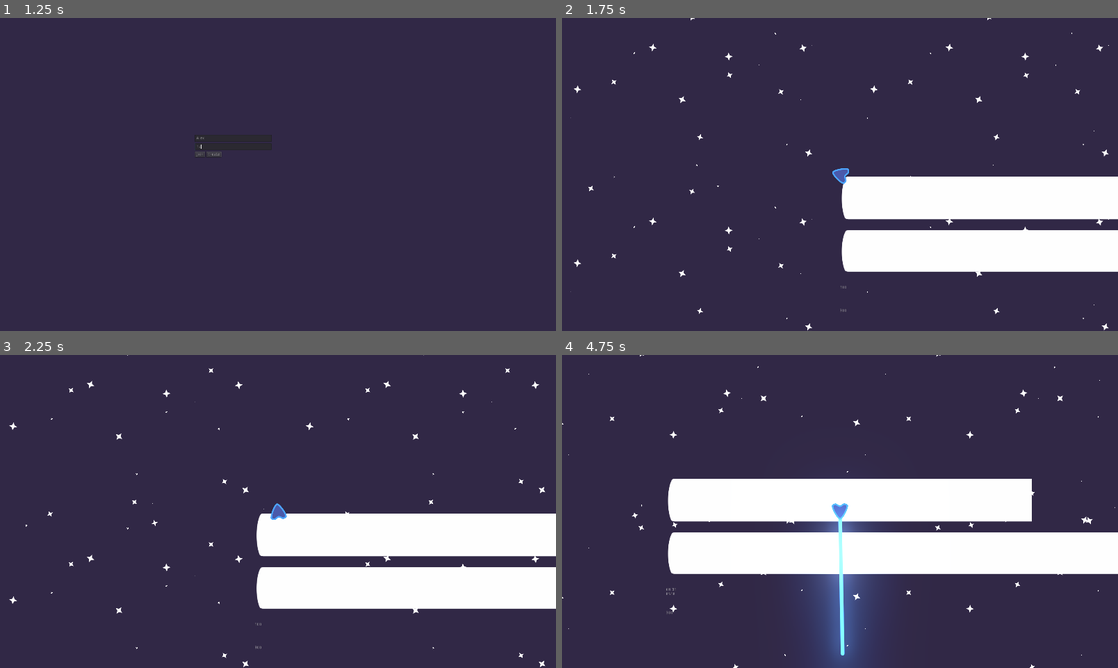
Above: before the commit, frames 1-4 (two rows, left to right).
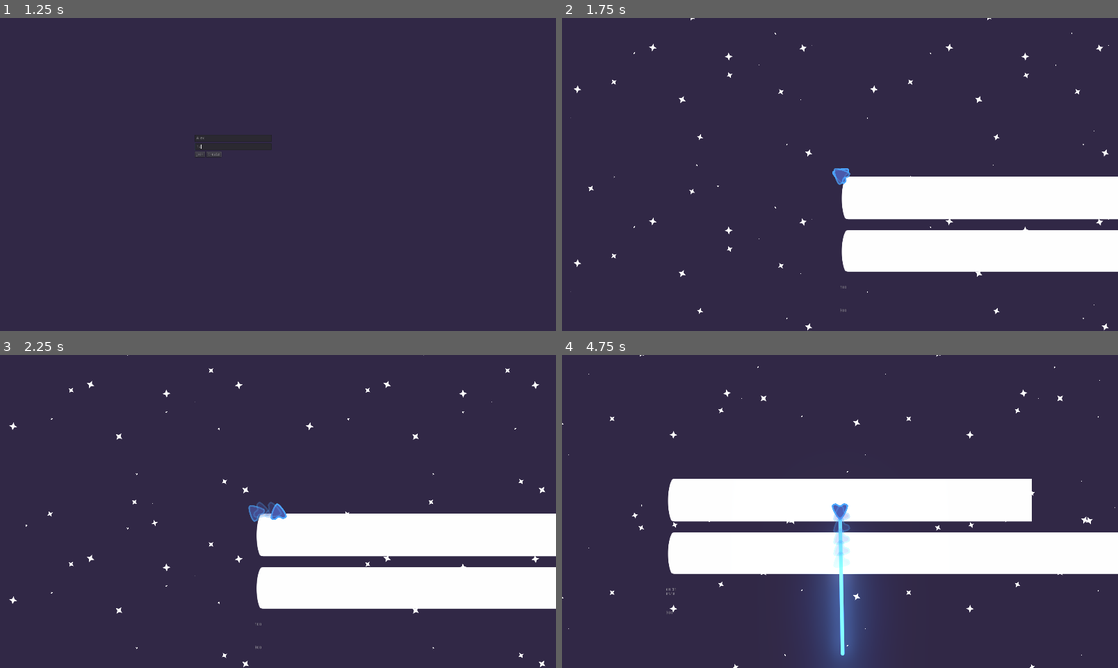
Above: after the commit, the same moments.

Repository: PIWEEK/spacehunters
Game: Godot game, scene res://Menu.tscn
Two runs of this game, one before a commit and one after it. Both use one fixed random seed, a clock stepped at 60 frames per second and the inputs below.
Inputs (mouse positions are in pixels of both pictures, inside the frame that each line leads up to):
- Up to frame 1 (1.25 s): click (233, 136) at 0.52 s; type "Alex" at 0.6 s; click (233, 146) at 0.75 s; type "12" at 0.83 s
- Up to frame 2 (1.75 s): click "Create" at 1.25 s
- Up to frame 3 (2.25 s): move the mouse to (400, 495) at 2.02 s; hold Right (ui_right) from 2.03 s (still down); hold Space (charge) from 2.03 s (still down)
- Up to frame 4 (4.75 s): move the mouse to (728, 527) at 2.77 s; release Right (ui_right) at 2.78 s; release Space (charge) at 2.78 s; hold Down (ui_down) 2.78-3.53 s; right-click (728, 527) at 2.85 s; move the mouse to (895, 442) at 3.52 s; press the mouse at (895, 442) at 3.53 s; hold Right (ui_right) 3.53-4.28 s; move the mouse to (812, 574) at 4.27 s; release the mouse at (812, 574) at 4.28 s; hold Up (ui_up) from 4.28 s (still down); tap Space (charge) at 4.35 s

Frame 1 is identical in both runs. In frame 2, less than 0.1% of the frame differs, in the area x 48-52%, y 48-54%; in frame 3, 0.2%; in frame 4, 0.7%, in the area x 45-55%, y 47-68%.

Commit message:
Add ship trail

Diff:
--- /dev/null
+++ b/GhostTrail.gd
@@ -0,0 +1,23 @@
+extends Sprite
+
+const TIMER = 0.5 # seconds
+
+# Called when the node enters the scene tree for the first time.
+func _ready():
+    _fade_ship_timer()
+#    Tween.interpolate_propery(self, "modulate", Color(1,1,1,1), Color(1,1,1,0),.6, Tween.TRANS_SINE, Tween.EASE_OUT)
+#    Tween.start()
+
+func _fade_ship_timer():
+    var _timer = Timer.new()
+    add_child(_timer)
+    _timer.connect("timeout", self, "_on_Timer_timeout")
+    _timer.set_wait_time(TIMER)
+    _timer.set_one_shot(false) # Make sure it loops
+    _timer.start()
+
+func _on_Timer_timeout():
+    visible = false
+
+func _on_Tween_tween_completed(object, key):
+    queue_free()
--- /dev/null
+++ b/GhostTrail.tscn
@@ -0,0 +1,11 @@
+[gd_scene load_steps=3 format=2]
+
+[ext_resource path="res://Assets/topdown-player.svg" type="Texture" id=1]
+[ext_resource path="res://GhostTrail.gd" type="Script" id=2]
+
+[node name="GhostTrail" type="Sprite"]
+texture = ExtResource( 1 )
+script = ExtResource( 2 )
+
+[node name="Tween" type="Tween" parent="."]
+[connection signal="tween_completed" from="Tween" to="." method="_on_Tween_tween_completed"]
--- a/PlayerShip.gd
+++ b/PlayerShip.gd
@@ -139,3 +139,16 @@
 
 func init(nickname, start_position):
     global_position = start_position
+
+func _on_ShipTrail_timeout():
+    # first make a copy of ghost object
+    var ghost = preload("res://GhostTrail.tscn").instance()
+    # give the ghost a parent
+    get_parent().add_child(ghost)
+    ghost.position = position
+    # ghost.rotation = get_dir()
+    var _scale = Vector2(.7, .7)
+    ghost.set_scale(_scale)
+    ghost.modulate.a = 0.3
+    var dir = ghost.get_angle_to( get_global_mouse_position())+90 # TODO: fix
+    ghost.rotation += dir
--- a/PlayerShip.tscn
+++ b/PlayerShip.tscn
@@ -82,3 +82,8 @@
 gravity = Vector2( 0, 0 )
 scale_amount = 0.25
 color_ramp = SubResource( 5 )
+
+[node name="ShipTrail" type="Timer" parent="."]
+wait_time = 0.1
+autostart = true
+[connection signal="timeout" from="ShipTrail" to="." method="_on_ShipTrail_timeout"]
